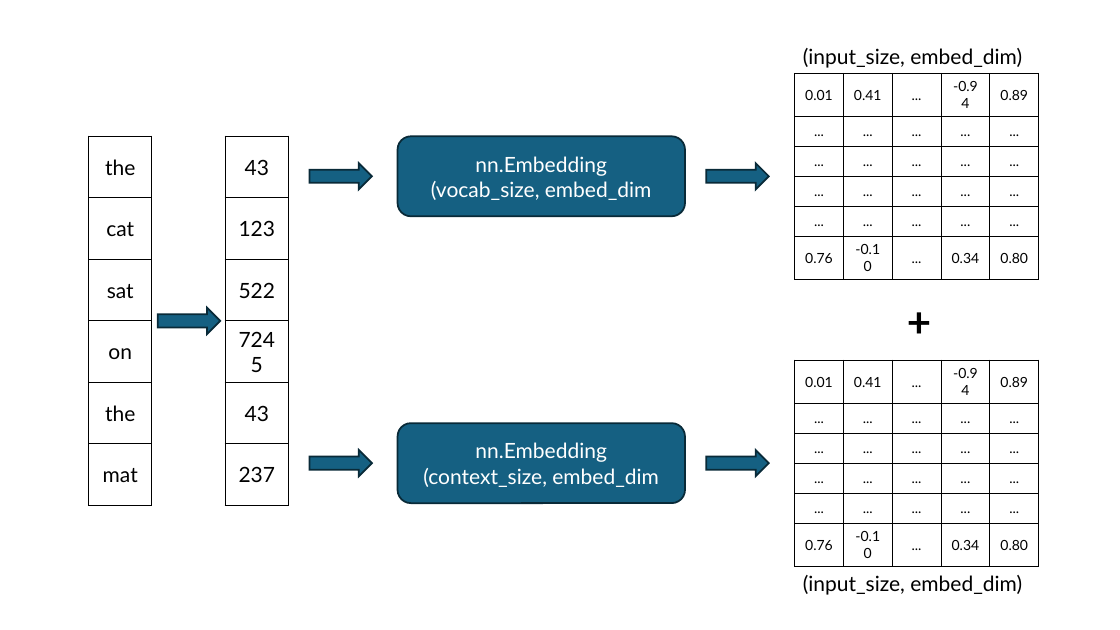
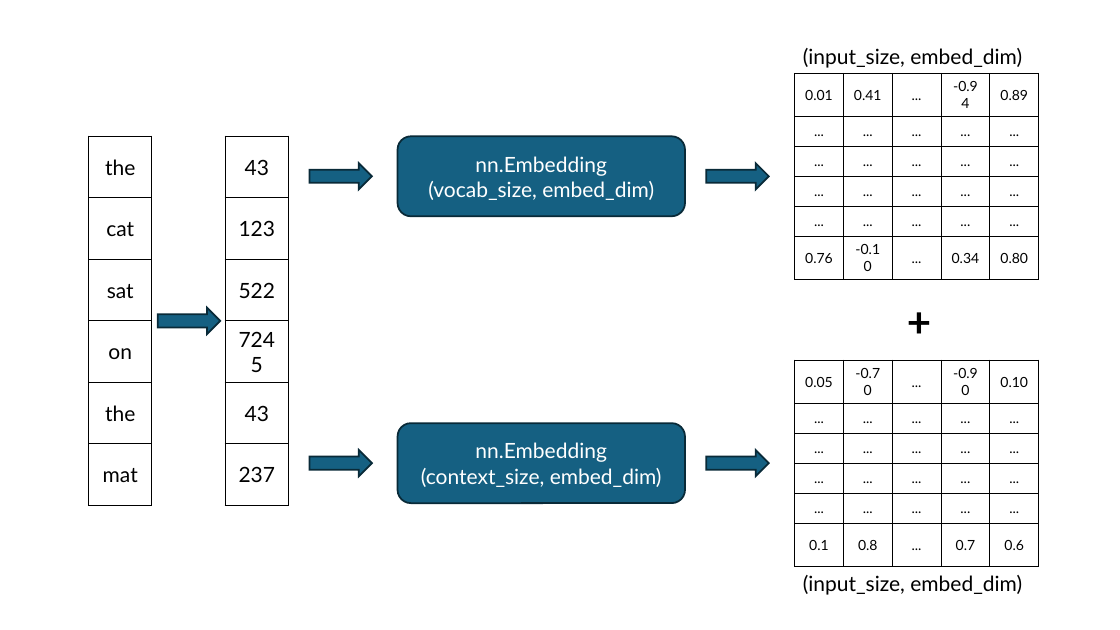
Before and after one commit to acceleratescience/large-language-models, a slide deck: slide 27 of slides/4-embeddings.pptx. Drawn at 1120x630 pixels with LibreOffice and Linux fonts; fonts in the diff are those of the drawing. Boxes give left, top, right and bottom in pixels: in the first picture for what was removed or moved away, otherwise in the second. Text is boxed around its words. In the diff, an @@ line names an element or a change of style, - is before the commit and + after.

Commit message:
feat(slides): update embedding slides

```diff
--- a/slides/4-embeddings.pptx
+++ b/slides/4-embeddings.pptx
@@ text in rounded rectangle at bbox=[428, 181, 654, 200]: text changed @@
-(vocab_size, embed_dim
+(vocab_size, embed_dim)
@@ table at bbox=[795, 360, 1038, 566] @@
-row 1: 0.01 | 0.41 | ... | -0.94 | 0.89
+row 1: 0.05 | -0.70 | ... | -0.90 | 0.10
-row 6: 0.76 | -0.10 | ... | 0.34 | 0.80
+row 6: 0.1 | 0.8 | ... | 0.7 | 0.6
@@ text in rounded rectangle at bbox=[421, 468, 662, 487]: text changed @@
-(context_size, embed_dim
+(context_size, embed_dim)
```
Also in this commit, not shown: 4 other slides changed, 1 slide added, 1 slide removed.
